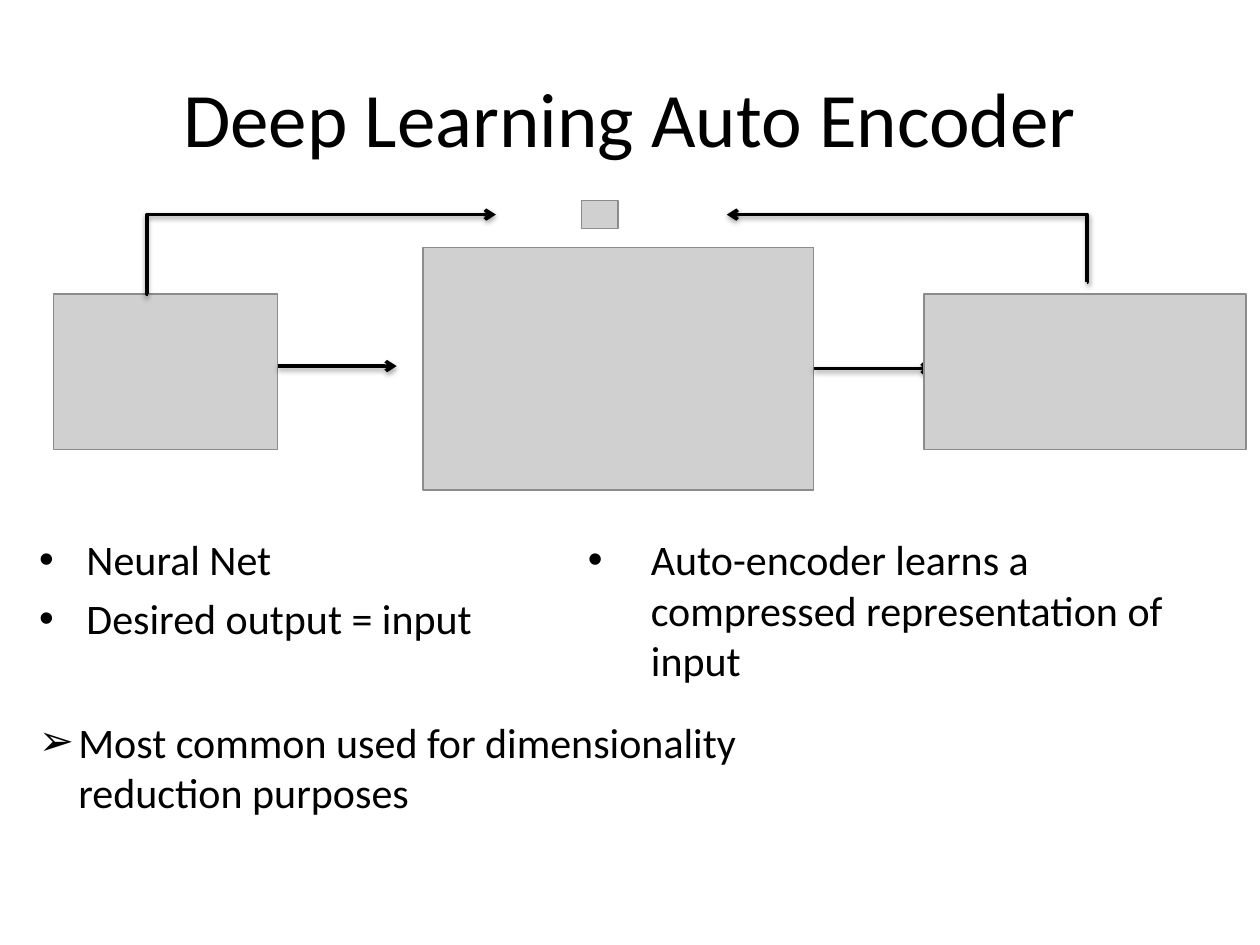
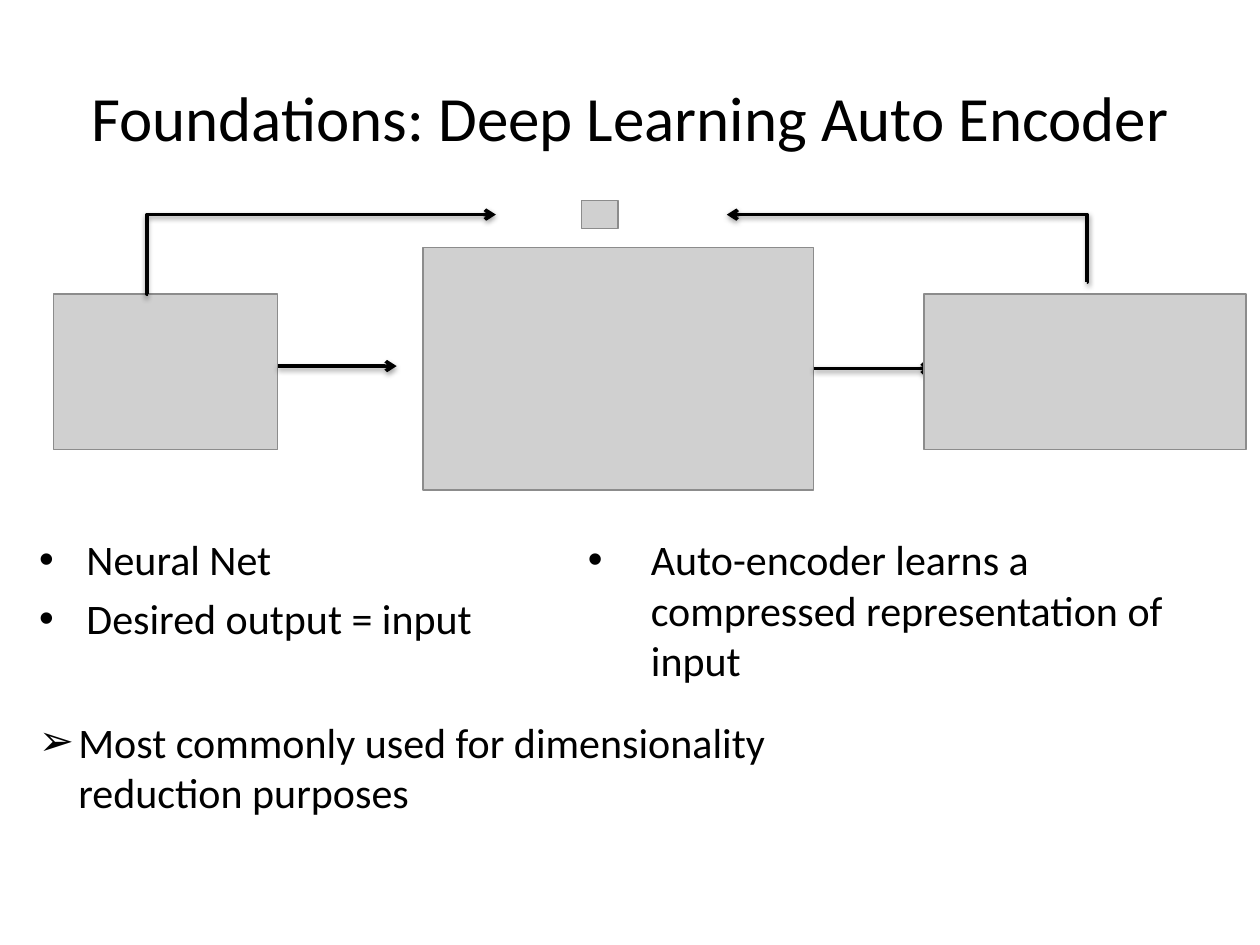
Before and after one commit to peterschrott/axa-driver-telematics, a slide deck: slide 7 of report/02-presentation/presentation.pptx. Drawn at 1260x945 pixels with LibreOffice and Linux fonts; fonts in the diff are those of the drawing; grey boxes stand for pictures. Boxes give left, top, right and bottom in pixels: in the first picture for what was removed or moved away, otherwise in the second. Text is boxed around its words. In the diff, an @@ line names an element or a change of style, - is before the commit and + after.

```diff
--- a/report/02-presentation/presentation.pptx
+++ b/report/02-presentation/presentation.pptx
@@ title at (x1=91, y1=97, x2=1168, y2=152): text changed; size 44 to 36 pt @@
-Deep Learning Auto Encoder
+Foundations: Deep Learning Auto Encoder
@@ text at (x1=78, y1=728, x2=765, y2=815): text changed @@
-➢ Most common used for dimensionality reduction purposes
+➢ Most commonly used for dimensionality reduction purposes
```
Also in this commit, not shown: 3 other slides changed, 1 slide added, 1 slide removed, 3 other files.
